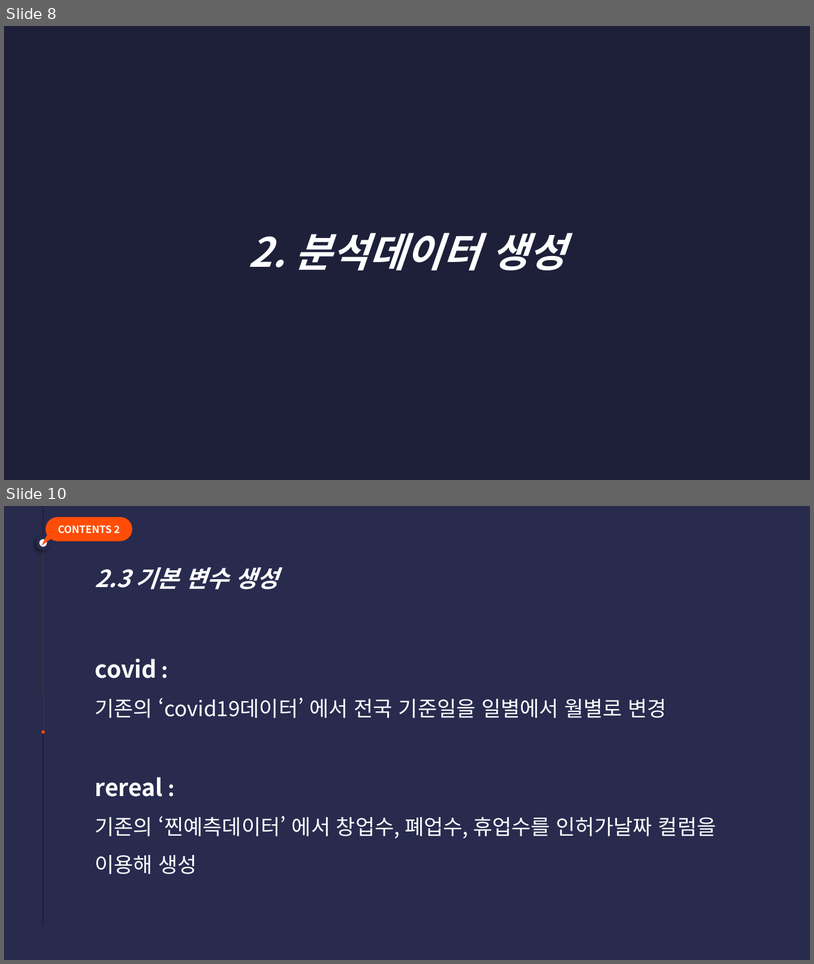
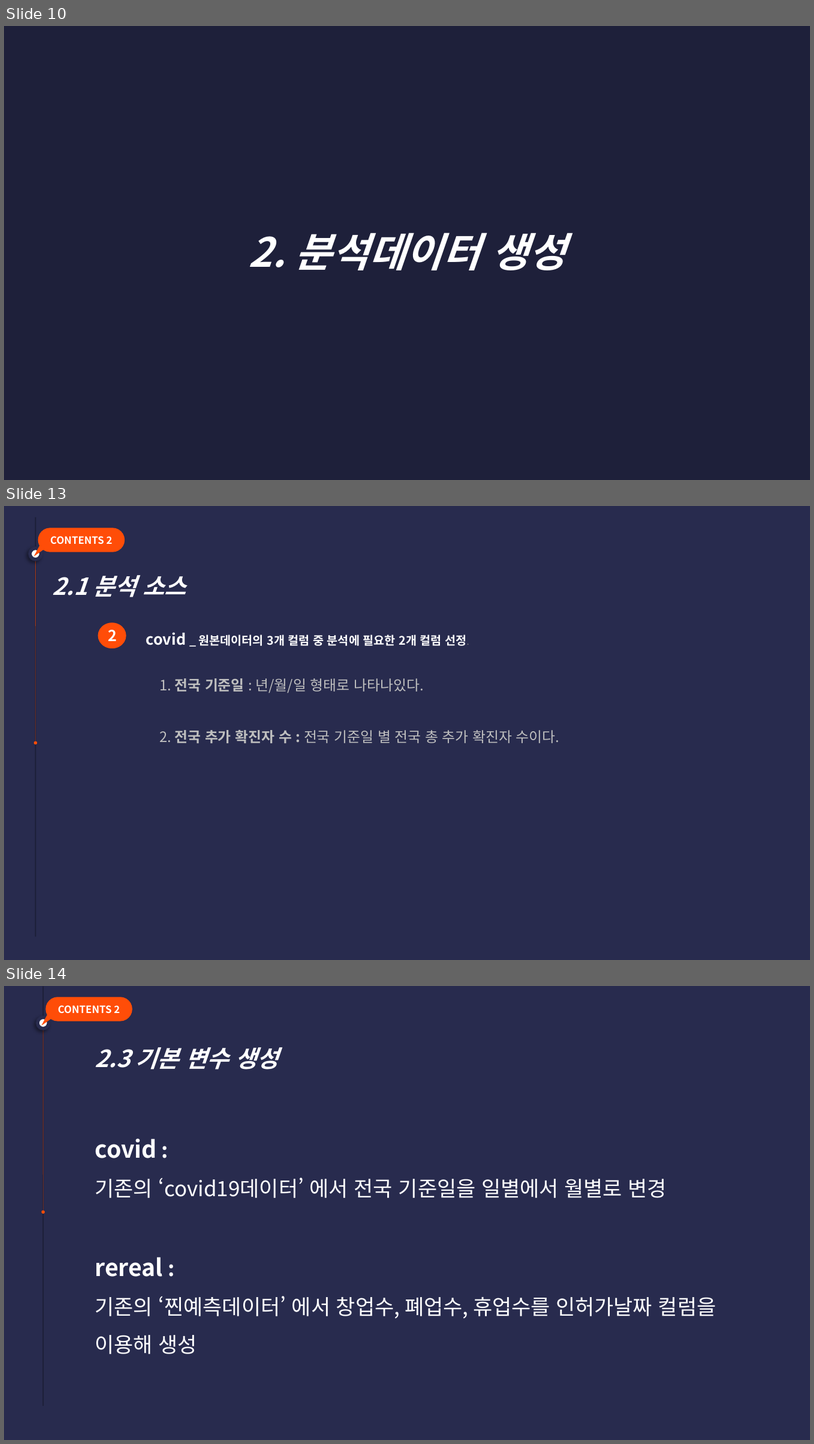
Before and after one commit to Mr-Kwon/COVID-19-Impact-of-the-Accommodation-Industry, a slide deck: 제 9회 KMU 빅데이터 분석대회_1석2조 (최종).pptx. Shown one above the other, each under a label of ours: slides 8 and 10 before the commit, slides 10, 13 and 14 after it; the slides between them are not shown. The pictures are 814x964 and 814x1444 pixels, drawn with LibreOffice and Linux fonts; fonts in the diff are those of the drawing. Boxes give left, top, right and bottom in pixels: in the first picture for what was removed or moved away, otherwise in the second. Text is boxed around its words. In the diff, an @@ line names an element or a change of style, - is before the commit and + after.

```diff
--- a/제 9회 KMU 빅데이터 분석대회_1석2조 (최종).pptx
+++ b/제 9회 KMU 빅데이터 분석대회_1석2조 (최종).pptx
@@ slide 13 added at [4,506,810,960], background #282B4E @@
@@ group added at [30,517,125,936]: 1 line, 1 double arrow, 1 ellipse, 1 rounded rectangle, 1 triangle @@
+CONTENTS 2
@@ text added at [52,576,186,597], 28 pt, text #FFFFFF, bold, italic @@
+2.1 분석 소스
@@ ellipse added at [98,623,126,648], fill #FF4D08, outline #FF4D08 1 pt, 18 pt, text #FFFFFF, bold @@
+2
@@ text added at [146,632,467,646], 14 pt, text #FFFFFF, bold @@
+covid _ 원본데이터의 3개 컬럼 중 분석에 필요한 2개 컬럼 선정.
@@ text added at [159,678,560,743], 17 pt, text #BFBFBF @@
+1. 전국 기준일 : 년/월/일 형태로 나타나있다.
+2. 전국 추가 확진자 수 : 전국 기준일 별 전국 총 추가 확진자 수이다.
@@ what was slide 8 is now slide 10 @@
@@ what was slide 10 is now slide 14 @@
```
Also in this commit, not shown: 2 slides changed, 3 other slides added.
